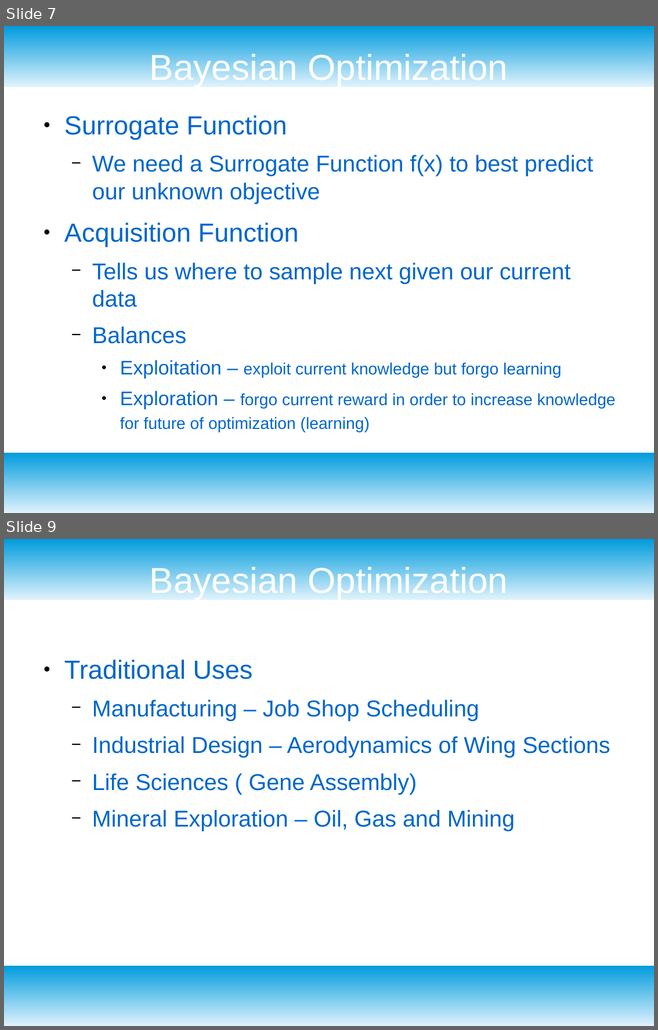
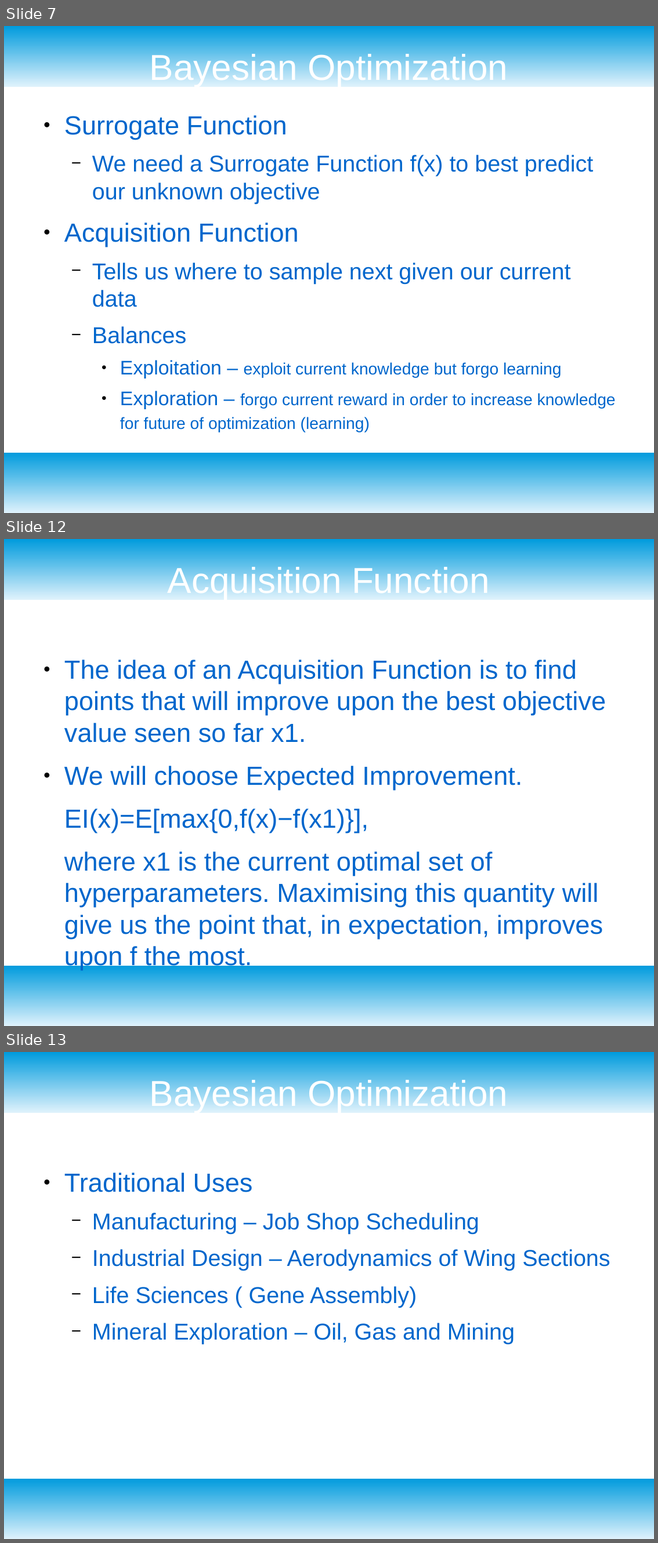
Before and after one commit to dataronio/ThinkfulCapstone, a slide deck: CapstoneDeck.odp. Shown one above the other, each under a label of ours: slides 7 and 9 before the commit, slides 7, 12 and 13 after it; the slides between them are not shown. The pictures are 658x1030 and 658x1543 pixels, drawn with LibreOffice and Linux fonts; fonts in the diff are those of the drawing. Boxes give left, top, right and bottom in pixels: in the first picture for what was removed or moved away, otherwise in the second. Text is boxed around its words. In the diff, an @@ line names an element or a change of style, - is before the commit and + after.

```diff
--- a/CapstoneDeck.odp
+++ b/CapstoneDeck.odp
@@ slide 12 added at (4,539,654,1026), background #FFFFFF; not listed: 2 template elements that a slide beside it also shows @@
@@ title added at (168,565,489,600), 44 pt, text #FFFFFF @@
+Acquisition Function
@@ text added at (64,660,605,939), 32 pt, text #0066CC @@
+● The idea of an Acquisition Function is to find points that will improve upon the best objective value seen so far x1.
+● We will choose Expected Improvement.
+EI(x)=E[max{0,f(x)−f(x1)}],
+where x1 is the current optimal set of hyperparameters. Maximising this quantity will give us the point that, in expectation, improves upon f the most.
@@ what was slide 9 is now slide 13 @@
```
Also in this commit, not shown: 3 slides changed, 4 other slides added, 1 slide removed.
